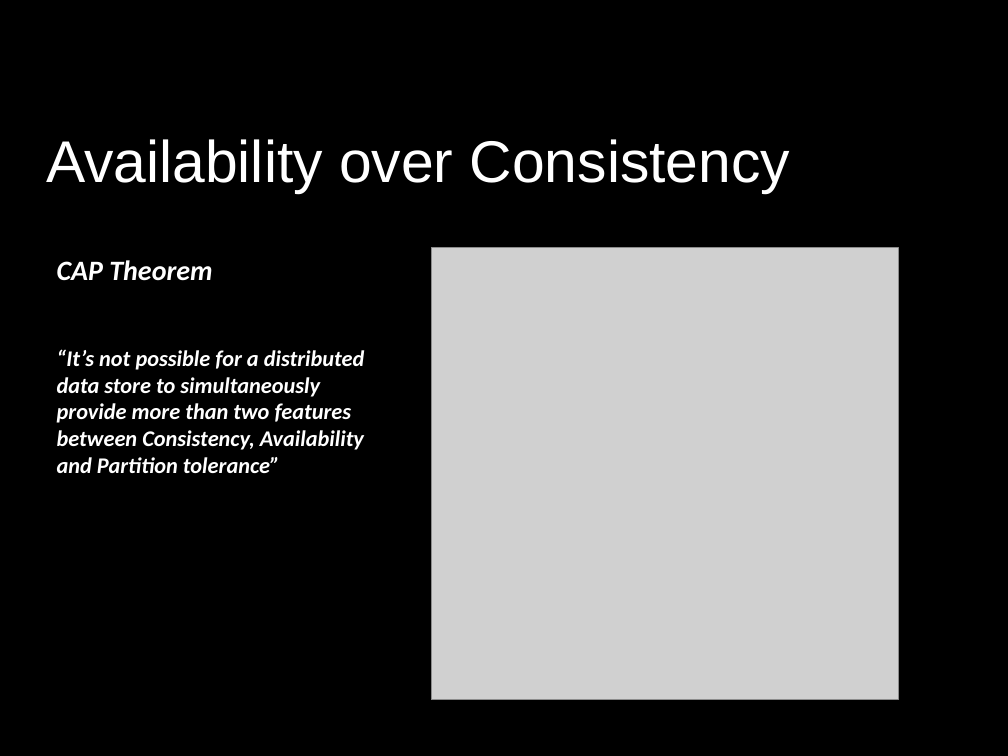
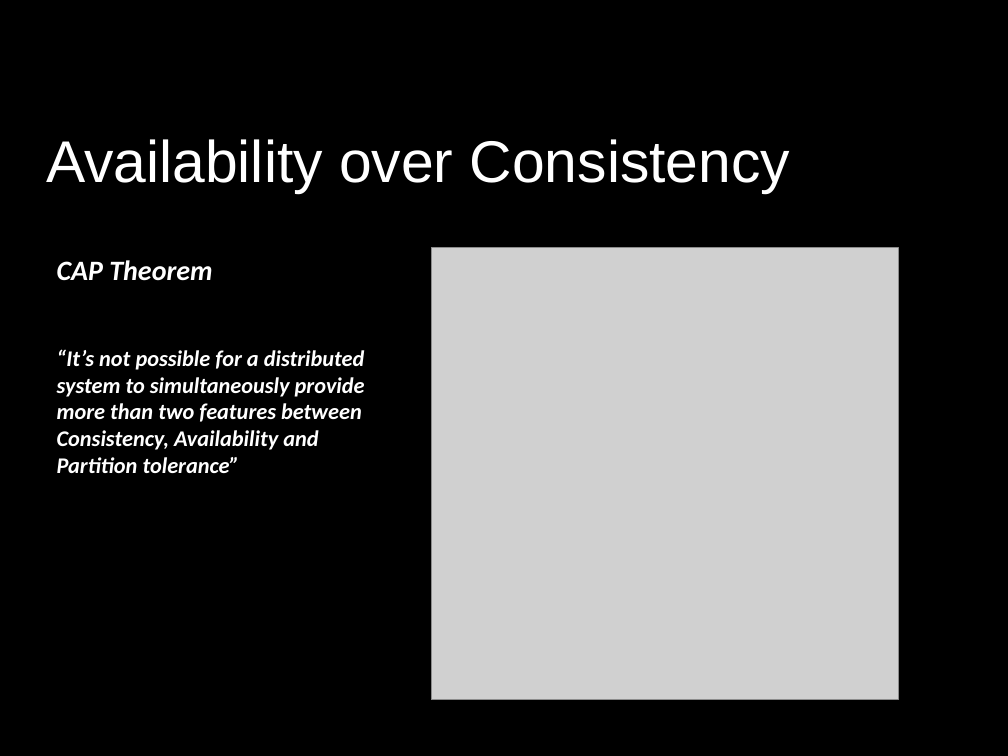
Before and after one commit to FrancoMelandri/SOLID, a slide deck: slide 47 of docs/solid.pptx. Drawn at 1008x756 pixels with LibreOffice and Linux fonts; fonts in the diff are those of the drawing; grey boxes stand for pictures. Boxes give left, top, right and bottom in pixels: in the first picture for what was removed or moved away, otherwise in the second. Text is boxed around its words. In the diff, an @@ line names an element or a change of style, - is before the commit and + after.

```diff
--- a/docs/solid.pptx
+++ b/docs/solid.pptx
@@ text at box(57, 349, 365, 473): text changed @@
-“It’s not possible for a distributed data store to simultaneously provide more than two features between Consistency, Availability and Partition tolerance”
+“It’s not possible for a distributed system to simultaneously provide more than two features between Consistency, Availability and Partition tolerance”
```
Also in this commit, not shown: 5 other slides changed.
